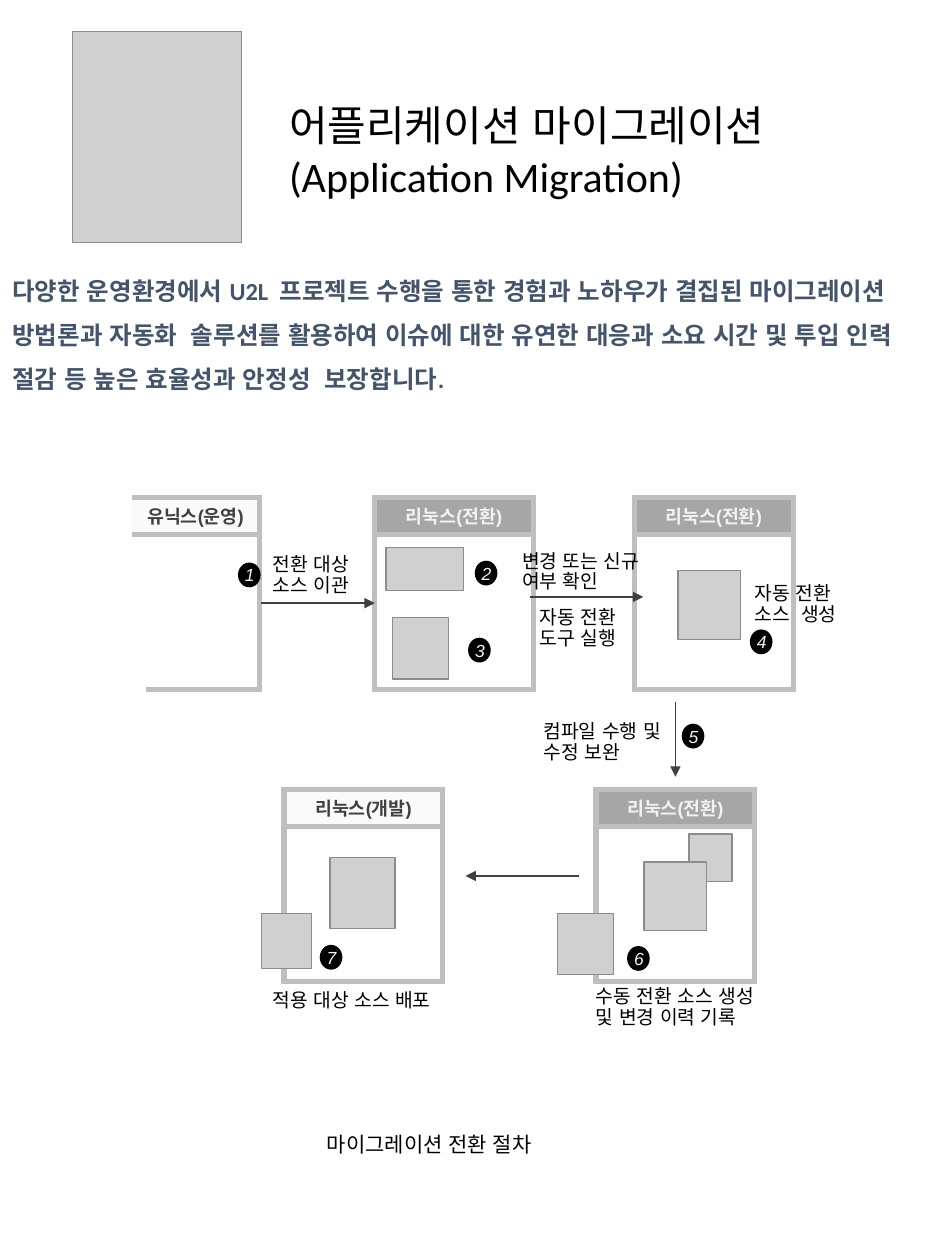
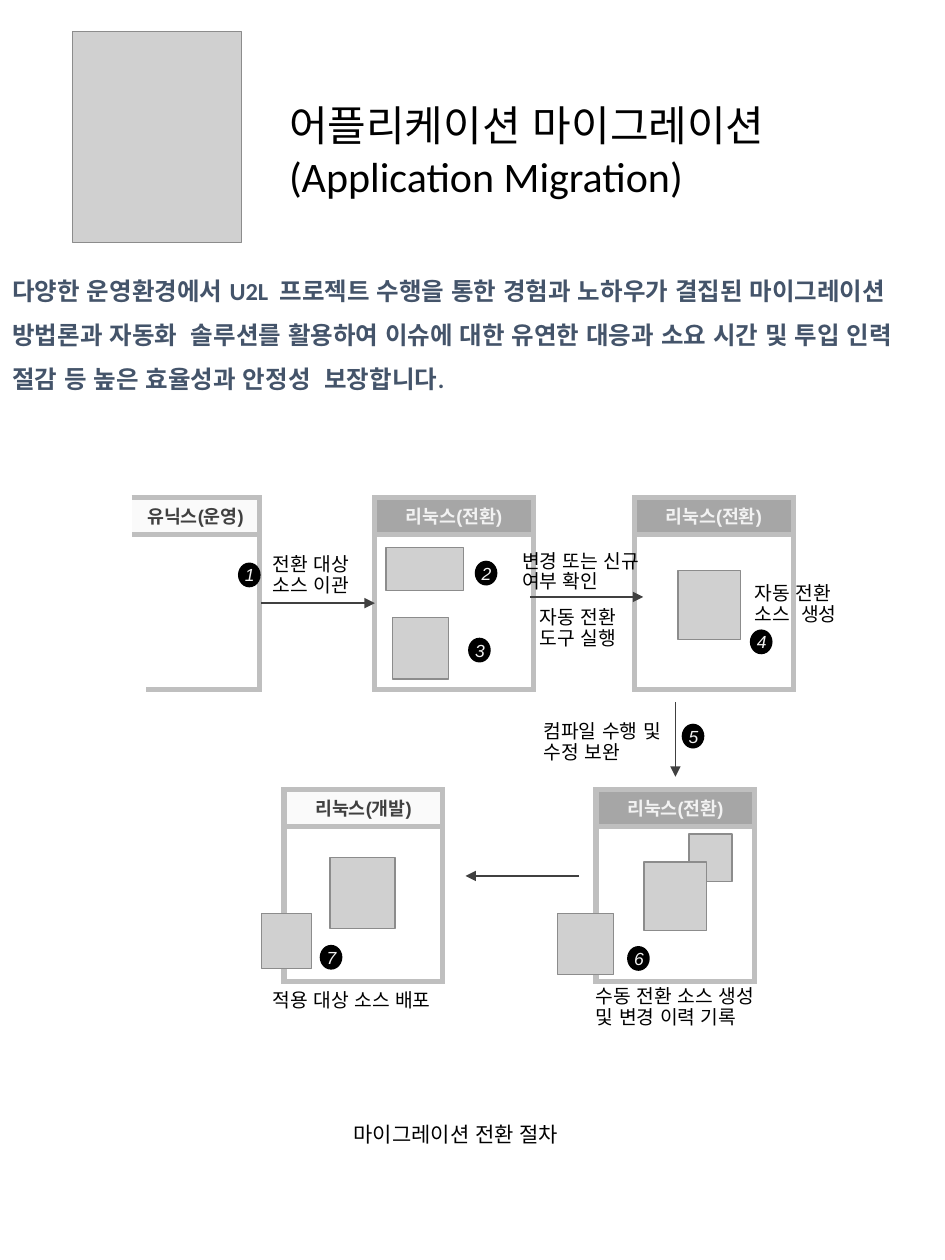
Before and after one commit to dawinict/dawinict.github.io, a slide deck: slide 3 of file/U2L-1.pptx. Drawn at 945x1260 pixels with LibreOffice and Linux fonts; fonts in the diff are those of the drawing; grey boxes stand for pictures. Boxes give left, top, right and bottom in pixels: in the first picture for what was removed or moved away, otherwise in the second. Text is boxed around its words. In the diff, an @@ line names an element or a change of style, - is before the commit and + after.

```diff
--- a/file/U2L-1.pptx
+++ b/file/U2L-1.pptx
@@ text "마이그레이션 전환 절차": place and size @@
-text "마이그레이션 전환 절차" at (327,1134,532,1154)
+text "마이그레이션 전환 절차" at (354,1124,559,1144)
```
Also in this commit, not shown: 4 other slides changed, 11 other files.
